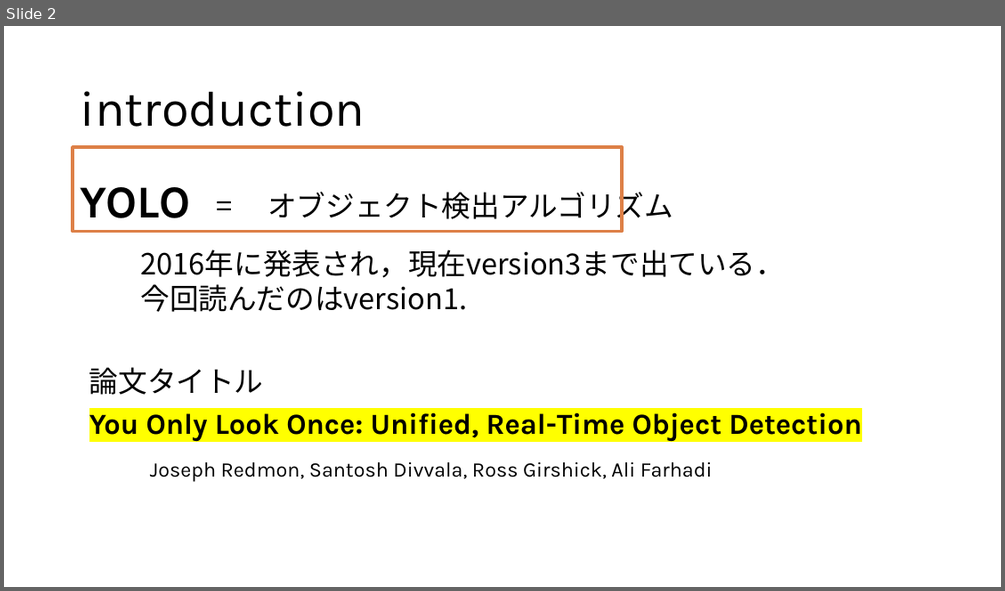
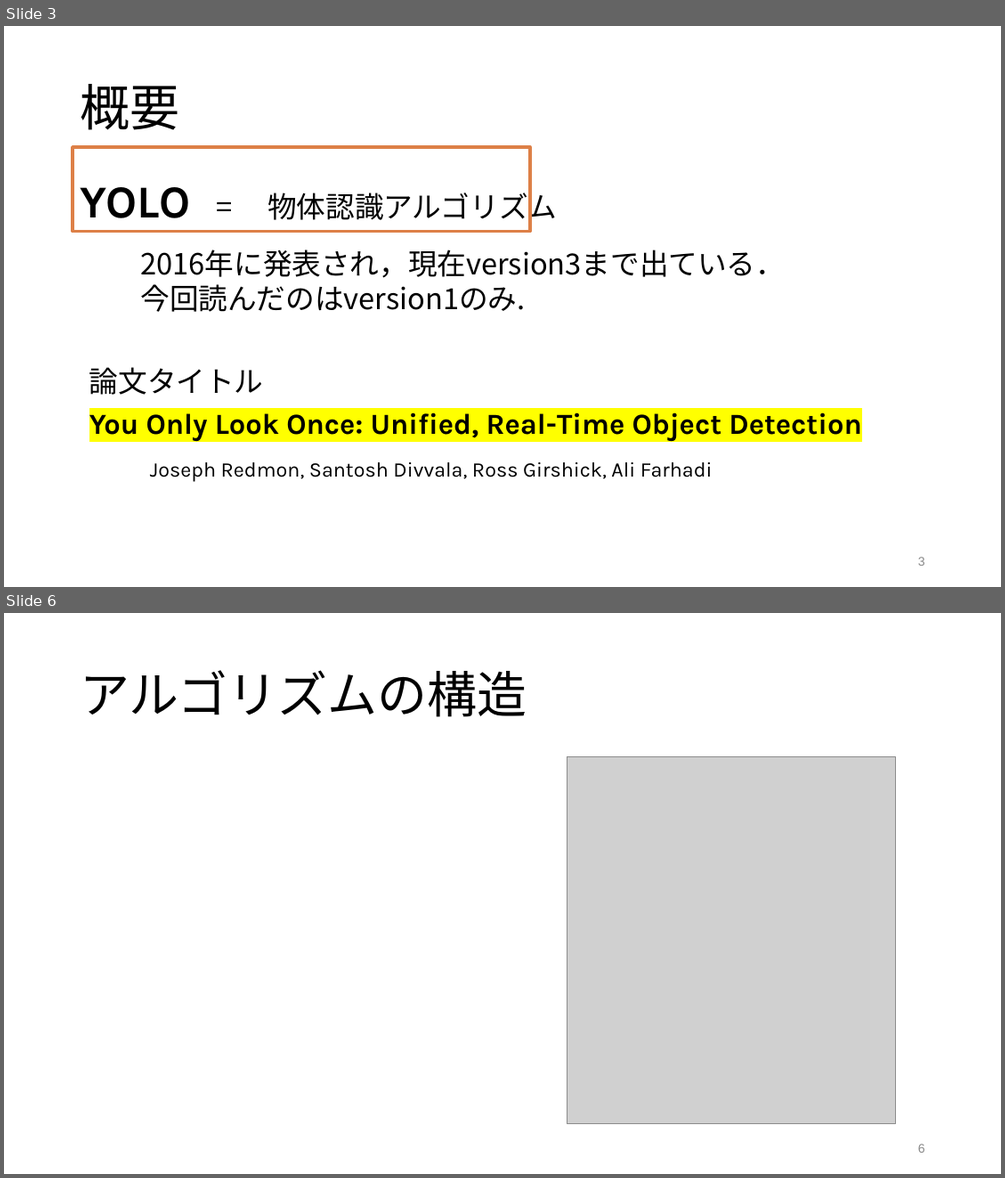
Before and after one commit to tackky/YOLO, a slide deck: yolo.pptx. Shown one above the other, each under a label of ours: slide 2 before the commit, slides 3 and 6 after it; the slides between them are not shown. The pictures are 1005x591 and 1005x1178 pixels, drawn with LibreOffice and Linux fonts; fonts in the diff are those of the drawing; grey boxes stand for pictures. Boxes give left, top, right and bottom in pixels: in the first picture for what was removed or moved away, otherwise in the second. Text is boxed around its words. In the diff, an @@ line names an element or a change of style, - is before the commit and + after.

```diff
--- a/yolo.pptx
+++ b/yolo.pptx
@@ slide 6 added at <box>4,613,1001,1174</box>, background #FFFFFF @@
@@ title added at <box>80,670,526,717</box>, 48 pt, text #000000 @@
+アルゴリズムの構造
@@ picture added at <box>567,756,896,1124</box> @@
@@ page number added at <box>918,1143,925,1152</box>, 12 pt, text #888888 @@
+6
@@ what was slide 2 is now slide 3 @@
@@ slide 3 changed as well @@
@@ title at <box>80,84,179,130</box>: text changed @@
-introduction
+概要
@@ rectangle: place and size @@
-rectangle at <box>73,147,623,232</box>
+rectangle at <box>73,147,531,232</box>
@@ text at <box>267,188,557,225</box>: text changed @@
-= オブジェクト検出アルゴリズム
+= 物体認識アルゴリズム
@@ text at <box>140,284,525,312</box>: text changed @@
-今回読んだのはversion1.
+今回読んだのはversion1のみ.
@@ page number added at <box>918,556,925,565</box>, 12 pt, text #888888 @@
+3
```
Also in this commit, not shown: 2 other slides changed, 5 other slides added, 1 slide removed, 2 other files.
